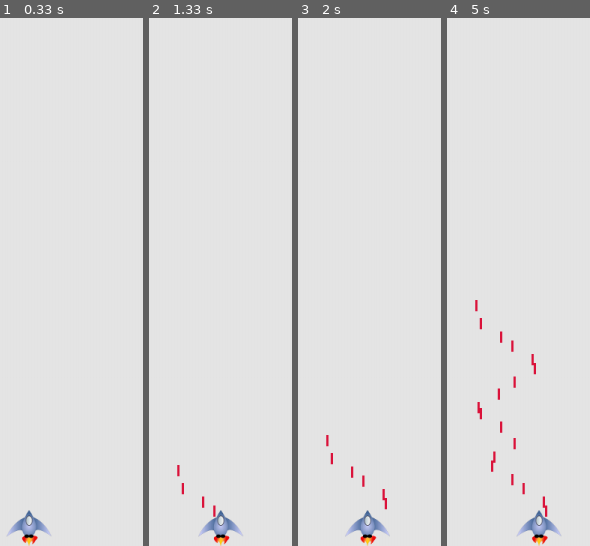
Above: before the commit, frames 1-4 (left to right).
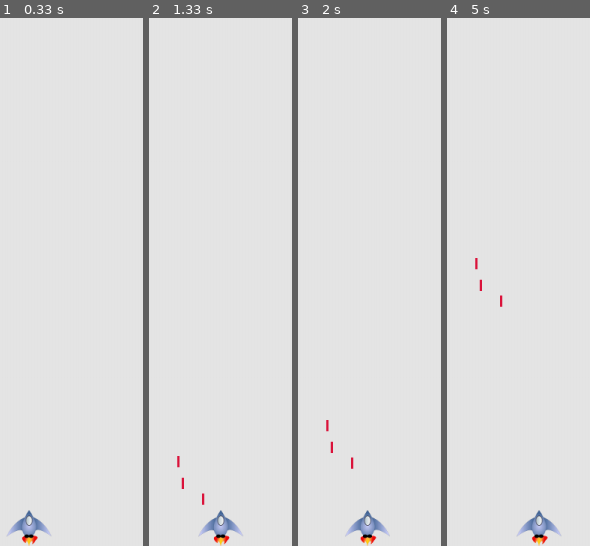
Above: after the commit, the same moments.

Repository: depedroza/PyGame
Game: pygame game, started from alien_invasion.py
The game is run twice, just before and just after one commit, with the same random seed, the same clock (stepped at 60 frames per second) and the same inputs.
Inputs:
- Up to frame 1 (0.33 s): no input
- Up to frame 2 (1.33 s): tap Space at 0.33, 0.73, 1.03, 1.23 s; hold Right 0.67-1.13 s; hold Right from 1.17 s (still down)
- Up to frame 3 (2 s): tap Space at 1.53, 1.73 s; release Right at 1.63 s; hold Left from 1.67 s (still down)
- Up to frame 4 (5 s): tap Space at 2.03, 2.3, 2.6, 2.73, 3.03, 3.4, 3.7, 3.9, 4.2, 4.4, 4.7, 4.9 s; release Left at 2.2 s; hold Left 2.23-2.63 s; hold Right 2.67-3.3 s; hold Left 3.33-3.8 s; hold Right 3.83-4.3 s; hold Right 4.33-4.8 s; hold Left from 4.83 s (still down)

Frame 1 is identical in both runs. In frame 2, 0.2% of the frame differs, in the area x 19-47%, y 82-95%; in frame 3, 0.4%; in frame 4, 1.0%, in the area x 19-71%, y 45-95%.

Commit message:
limit bullets, adjusted speed

Diff:
--- a/alien_invasion.py
+++ b/alien_invasion.py
@@ -75,8 +75,9 @@
 
     def _fire_bullet(self):
         """Create a new bullet and add it to the bullets group."""
-        new_bullet = Bullet(self)
-        self.bullets.add(new_bullet)
+        if len(self.bullets) < self.settings.bullets_allowed:
+            new_bullet = Bullet(self)
+            self.bullets.add(new_bullet)
 
     def _update_screen(self):
         """Update images on the screen, and flip to the new screen."""
--- a/settings.py
+++ b/settings.py
@@ -12,7 +12,8 @@
         self.ship_speed = 1.5
 
         # Bullet settings
-        self.bullet_speed = 1.0
+        self.bullet_speed = 1.2
         self.bullet_width = 3
         self.bullet_height = 15
         self.bullet_color = (220, 20, 60)
+        self.bullets_allowed = 3
